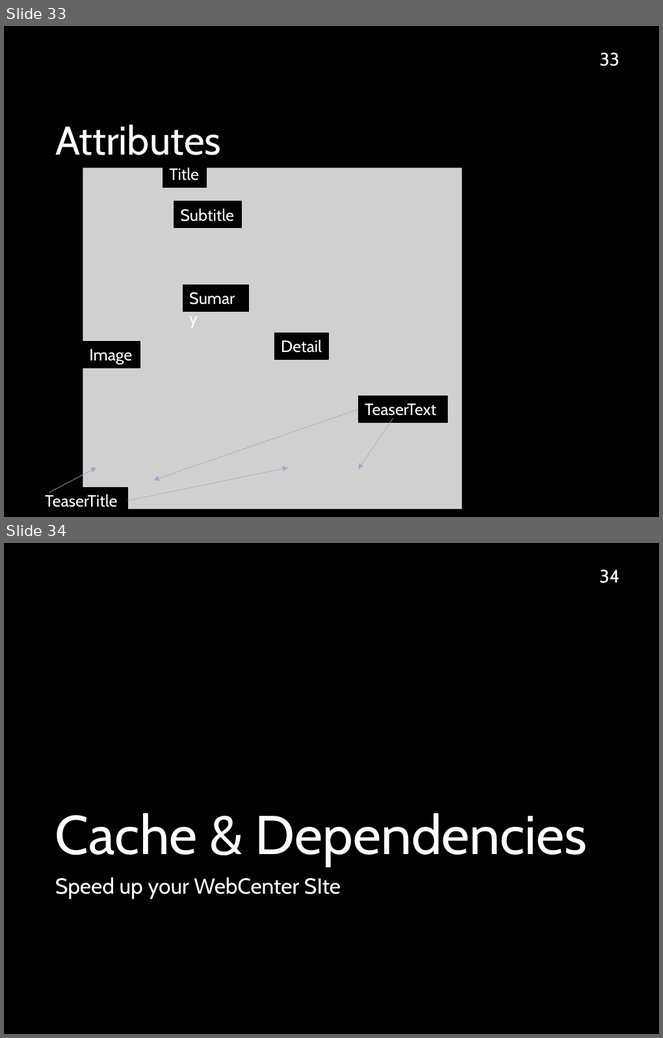
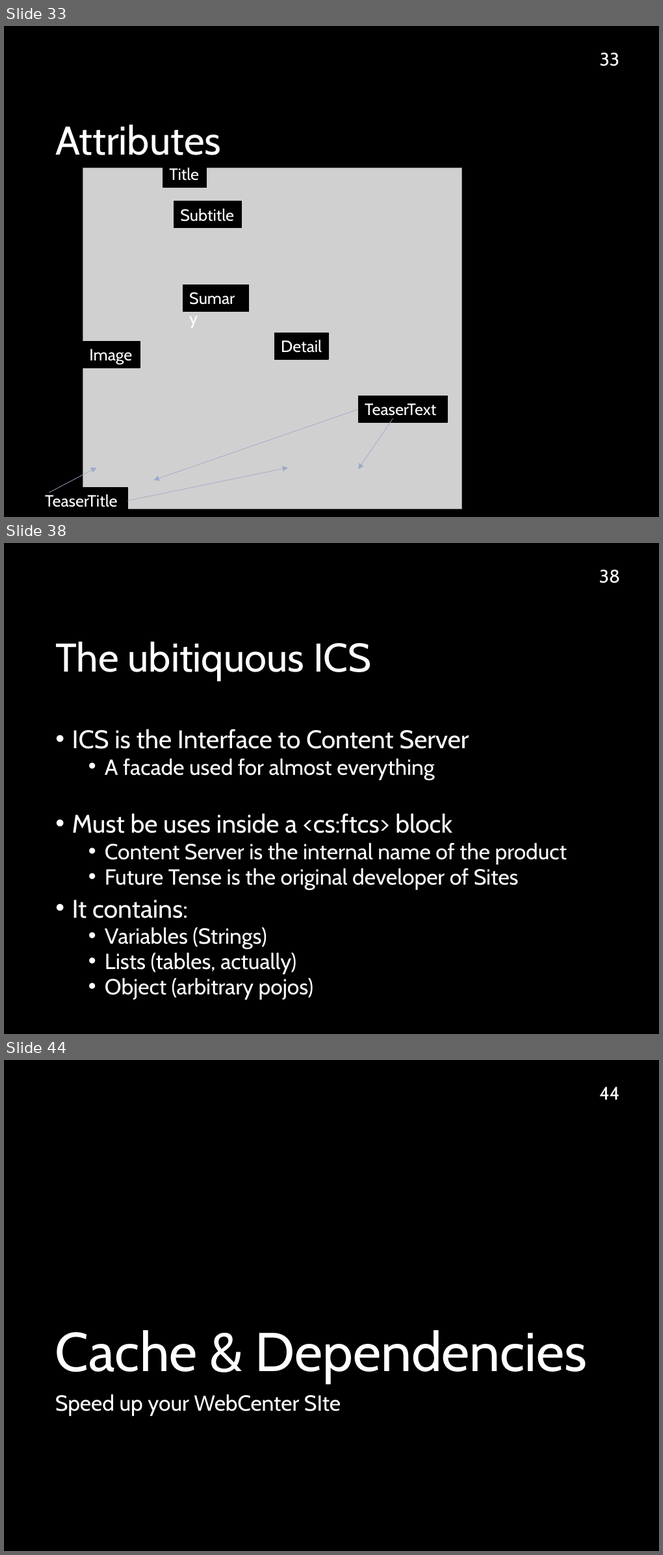
Before and after one commit to sciabarra/AgileSites3, a slide deck: docs/WebCenterSites11gIntroduction.pptx. Shown one above the other, each under a label of ours: slides 33 and 34 before the commit, slides 33, 38 and 44 after it; the slides between them are not shown. The pictures are 663x1038 and 663x1555 pixels, drawn with LibreOffice and Linux fonts; fonts in the diff are those of the drawing; grey boxes stand for pictures; background and template pictures are left out. Boxes give left, top, right and bottom in pixels: in the first picture for what was removed or moved away, otherwise in the second. Text is boxed around its words. In the diff, an @@ line names an element or a change of style, - is before the commit and + after.

```diff
--- a/docs/WebCenterSites11gIntroduction.pptx
+++ b/docs/WebCenterSites11gIntroduction.pptx
@@ slide 38 added at (x1=4, y1=543, x2=659, y2=1034), background picture (left out) @@
@@ page number added at (x1=599, y1=570, x2=620, y2=583), 20 pt, text #FFFFFF @@
+38
@@ title added at (x1=55, y1=641, x2=372, y2=681), 44 pt, text #FFFFFF @@
+The ubitiquous ICS
@@ text added at (x1=72, y1=729, x2=567, y2=1000), 24 pt, text #FFFFFF @@
+• ICS is the Interface to Content Server
+  • A facade used for almost everything
+• Must be uses inside a <cs:ftcs> block
+  • Content Server is the internal name of the product
+  • Future Tense is the original developer of Sites
+• It contains:
+  • Variables (Strings)
+  • Lists (tables, actually)
+  • Object (arbitrary pojos)
@@ what was slide 34 is now slide 44 @@
@@ page number at (x1=599, y1=1087, x2=620, y2=1100): text changed @@
-34
+44
```
Also in this commit, not shown: 9 other slides added, 14 other files.
